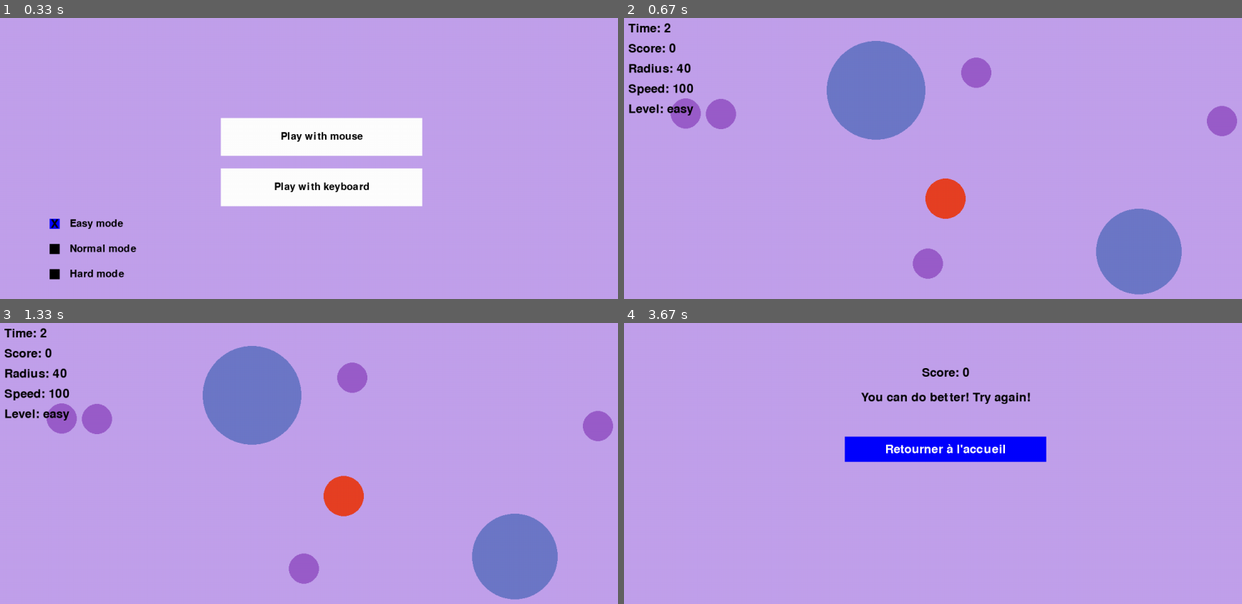
Above: before the commit, frames 1-4 (two rows, left to right).
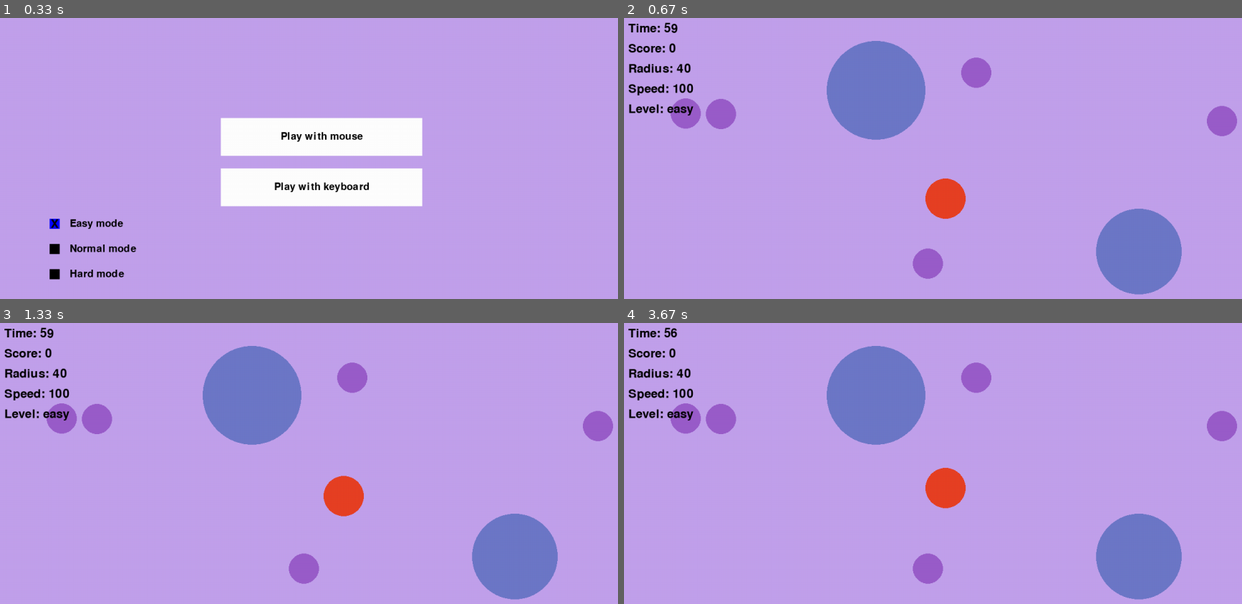
Above: after the commit, the same moments.

Repository: B2-Info-23-24/agarpyo-b2-b-AlexNbl27
Game: pygame game, started from App/main.py
Same seed, same stepped clock (60 frames per second), same inputs: the game is played once before the commit and once after it.
Inputs (mouse positions are in pixels of both pictures, inside the frame that each line leads up to):
- Up to frame 1 (0.33 s): no input
- Up to frame 2 (0.67 s): click (945, 197) at 0.38 s
- Up to frame 3 (1.33 s): hold Right 0.67-1.13 s; move the mouse to (321, 528) at 0.7 s; hold Up from 1.17 s (still down)
- Up to frame 4 (3.67 s): release Up at 1.47 s; hold Right 1.5-1.97 s; hold Left 2-2.53 s; hold Down 2.57-2.87 s; hold Left 2.9-3.3 s; hold Up from 3.33 s (still down)

Frame 1 is identical in both runs. In frame 2, less than 0.1% of the frame differs, in the area x 6-9%, y 1-6%; in frame 3, less than 0.1%; in frame 4, 15%, in the area x 0-100%, y 1-99%.

Commit message:
change dev timer to real game timer

Diff:
--- a/App/game.py
+++ b/App/game.py
@@ -23,8 +23,8 @@
         self.nb_traps = 2
         self.adapt_level()
         self.start_time = pygame.time.get_ticks()
-        # self.total_time = 60000
-        self.total_time = 3000
+        self.total_time = 60000
+        # self.total_time = 3000
 
     def run(self):
         while self.game_running:
